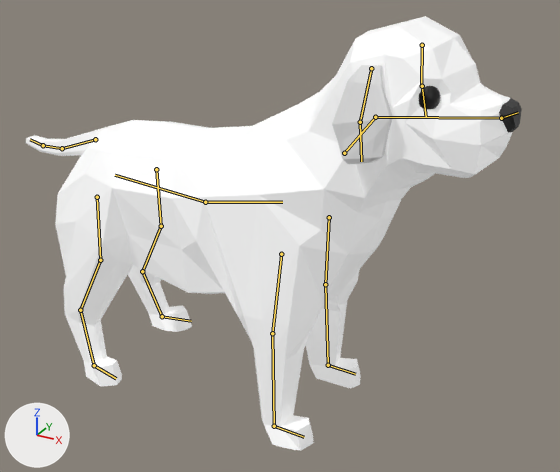
Renders of the Blender file Content/Assets/Umbrella/dog_08.blend from each side of a commit.
Before and after are seen from a 50 mm camera at (3.31, -3.76, 2.5) aimed at (1.21, 0.08, 0.58). Lighting does not change. The marker at lower left points along +X, +Y and +Z. The bones that bend it are drawn over the model as lines.
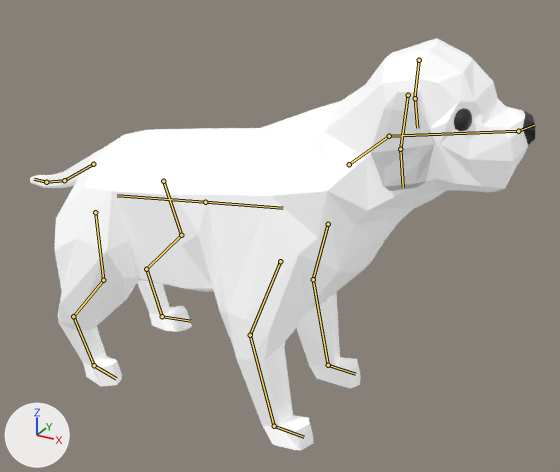
The newer file adds an action. The first version stands in its rest pose; the second is drawn at frame 34 of the action 'stand_idle_02'.

Changed parts and their boxes (x1, y1, x2, y2) in the pictures (560 x 472 px):
'Cube', posed: before (26, 16, 522, 451); after (30, 38, 535, 451)
'Cube.001', posed: before (332, 65, 393, 165); after (370, 92, 435, 191)
bone 'Bone.002', root to tip: before (205, 202) to (282, 202); after (205, 202) to (283, 208)
bone 'Bone.030', root to tip: before (344, 153) to (375, 117); after (349, 164) to (389, 136)
bone 'Bone.031', root to tip: before (375, 117) to (501, 118); after (389, 136) to (518, 131)
bone 'Bone.006', root to tip: before (205, 202) to (115, 175); after (205, 202) to (117, 195)

The change, as a diff of the scene's bpy script:
```diff
--- a/Content/Assets/Umbrella/dog_08.blend.py
+++ b/Content/Assets/Umbrella/dog_08.blend.py
@@ bone_bone_002 @@
 bone_bone_002 = bpy.data.objects['root'].pose.bones['Bone.002']  # child of 'Bone.014'
-bone_bone_002.rotation_quaternion = (1.0, 0.0, 0.0, 0.0)  # degrees (0, 0, 0)
+bone_bone_002.rotation_quaternion = (0.999, 0.0, 0.0, -0.033)  # degrees (0, 0, -4)
@@ bone_bone_030 @@
 bone_bone_030 = bpy.data.objects['root'].pose.bones['Bone.030']  # child of 'Bone.029'
-bone_bone_030.rotation_quaternion = (1.0, 0.0, 0.0, 0.0)  # degrees (0, 0, 0)
+bone_bone_030.rotation_quaternion = (0.988, -0.065, -0.121, 0.064)  # degrees (-9, -13, 8)
@@ bone_bone_031 @@
 bone_bone_031 = bpy.data.objects['root'].pose.bones['Bone.031']  # child of 'Bone.030'
-bone_bone_031.rotation_quaternion = (1.0, 0.0, 0.0, 0.0)  # degrees (0, 0, 0)
+bone_bone_031.rotation_quaternion = (0.967, 0.106, 0.152, 0.173)  # degrees (15, 15, 22)
@@ bone_bone_006 @@
 bone_bone_006 = bpy.data.objects['root'].pose.bones['Bone.006']  # child of 'Bone.014'
-bone_bone_006.rotation_quaternion = (1.0, 0.0, 0.0, 0.0)  # degrees (0, 0, 0)
+bone_bone_006.rotation_quaternion = (0.995, 0.0, 0.002, 0.1)  # degrees (0, 0, 11)
@@ bone_bone_023 @@
 bone_bone_023 = bpy.data.objects['root'].pose.bones['Bone.023']  # child of 'Bone.006'
-bone_bone_023.location = (0.0, 0.0, 0.0)
-bone_bone_023.rotation_quaternion = (1.0, 0.0, 0.0, 0.0)  # degrees (0, 0, 0)
+bone_bone_023.location = (-0.02, 0.06, -0.01)
+bone_bone_023.rotation_quaternion = (0.997, 0.069, 0.025, -0.004)  # degrees (8, 3, 0)
@@ bone_bone_039 @@
 bone_bone_039 = bpy.data.objects['root'].pose.bones['Bone.039']  # child of 'Bone.006'
-bone_bone_039.location = (0.0, 0.0, 0.0)
-bone_bone_039.rotation_quaternion = (1.0, 0.0, 0.0, 0.0)  # degrees (0, 0, 0)
+bone_bone_039.location = (0.04, 0.12, 0.01)
+bone_bone_039.rotation_quaternion = (0.995, 0.072, -0.03, 0.054)  # degrees (8, -4, 6)
@@ bone_bone_052 @@
 bone_bone_052 = bpy.data.objects['root'].pose.bones['Bone.052']  # child of 'Bone'
-bone_bone_052.location = (0.0, 0.0, 0.0)
+bone_bone_052.location = (-0.31, 0.0, 0.0)
```
